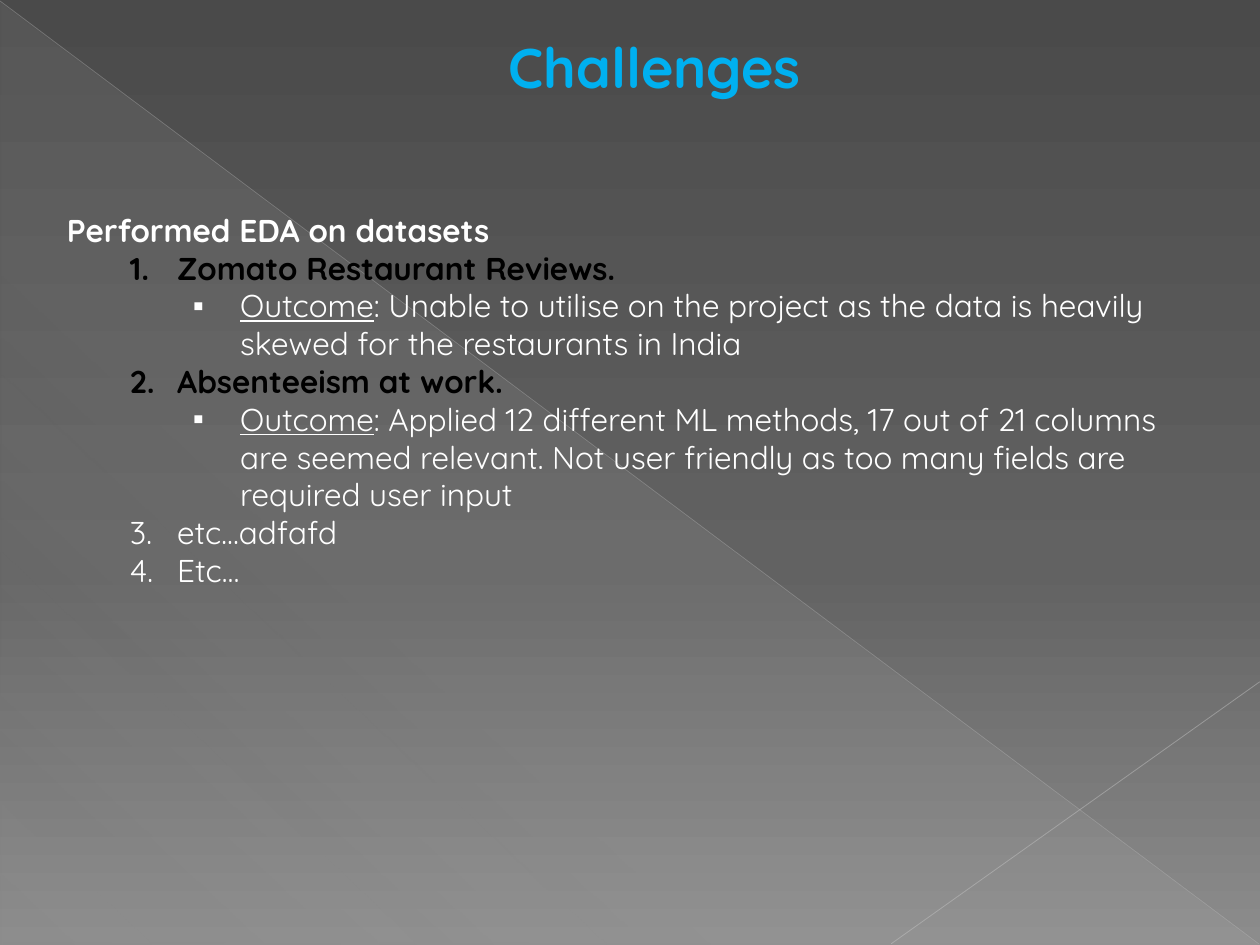
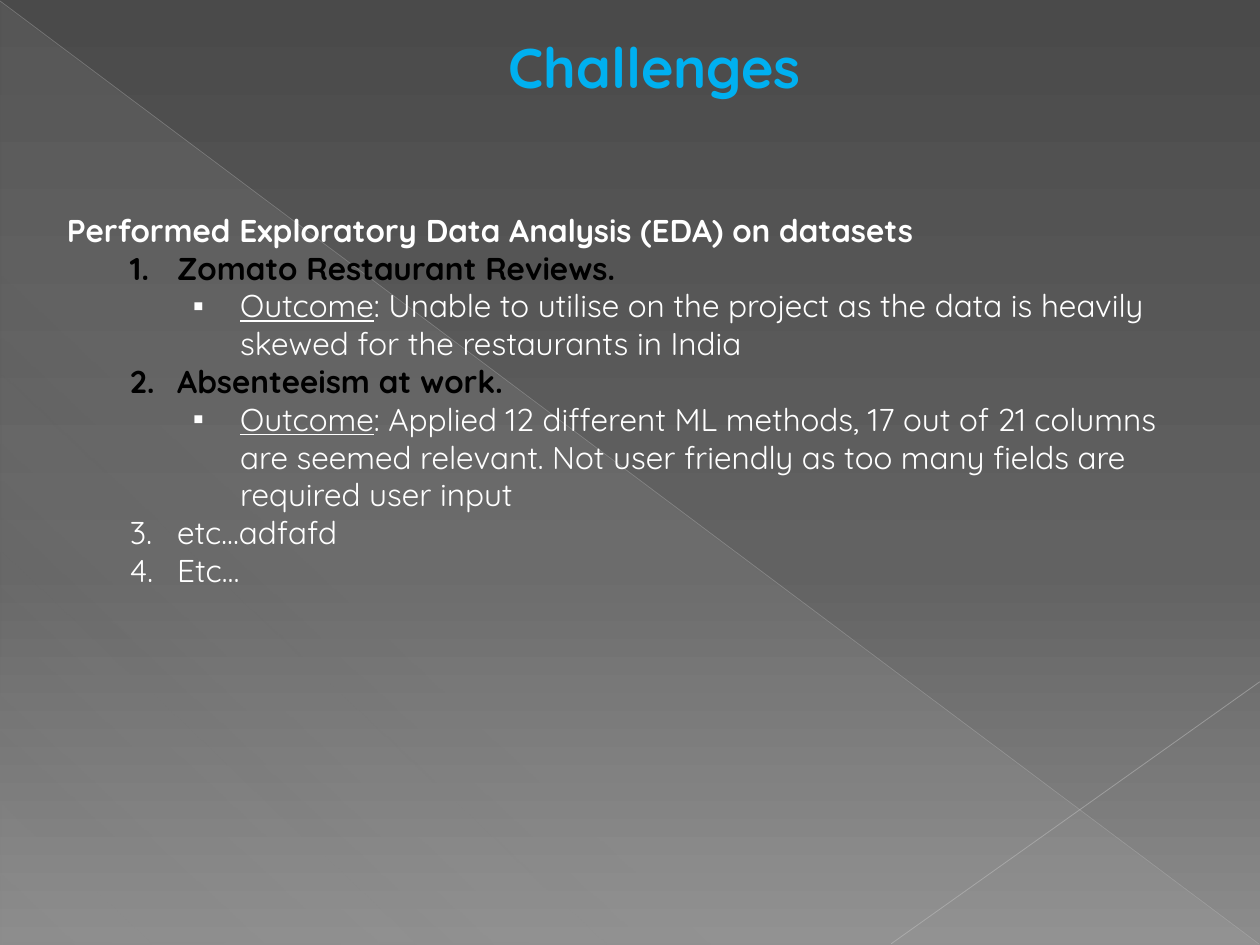
Before and after one commit to RealDreammaker/Machine-Learning-Health-App, a slide deck: slide 7 of HealthApp/project plan190422.pptx. Drawn at 1260x945 pixels with LibreOffice and Linux fonts; fonts in the diff are those of the drawing. Boxes give left, top, right and bottom in pixels: in the first picture for what was removed or moved away, otherwise in the second. Text is boxed around its words. In the diff, an @@ line names an element or a change of style, - is before the commit and + after.

Commit message:
AH

```diff
--- a/HealthApp/project plan190422.pptx
+++ b/HealthApp/project plan190422.pptx
@@ text at (67,218,913,249): text changed @@
-Performed EDA on datasets
+Performed Exploratory Data Analysis (EDA) on datasets
```
